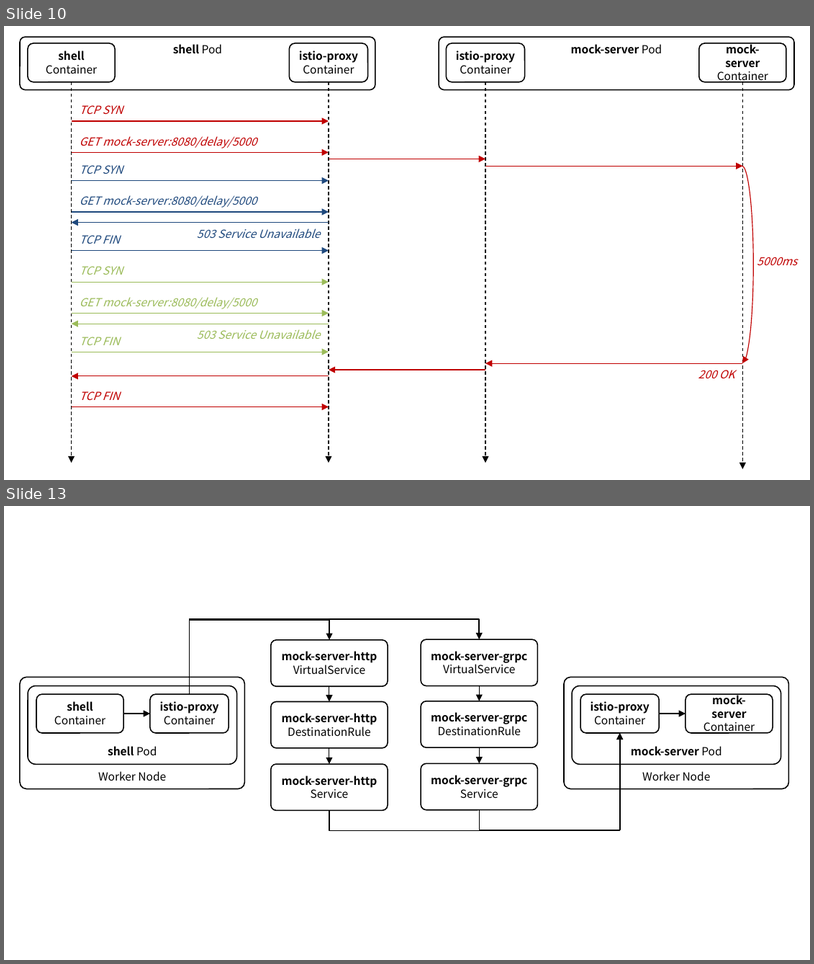
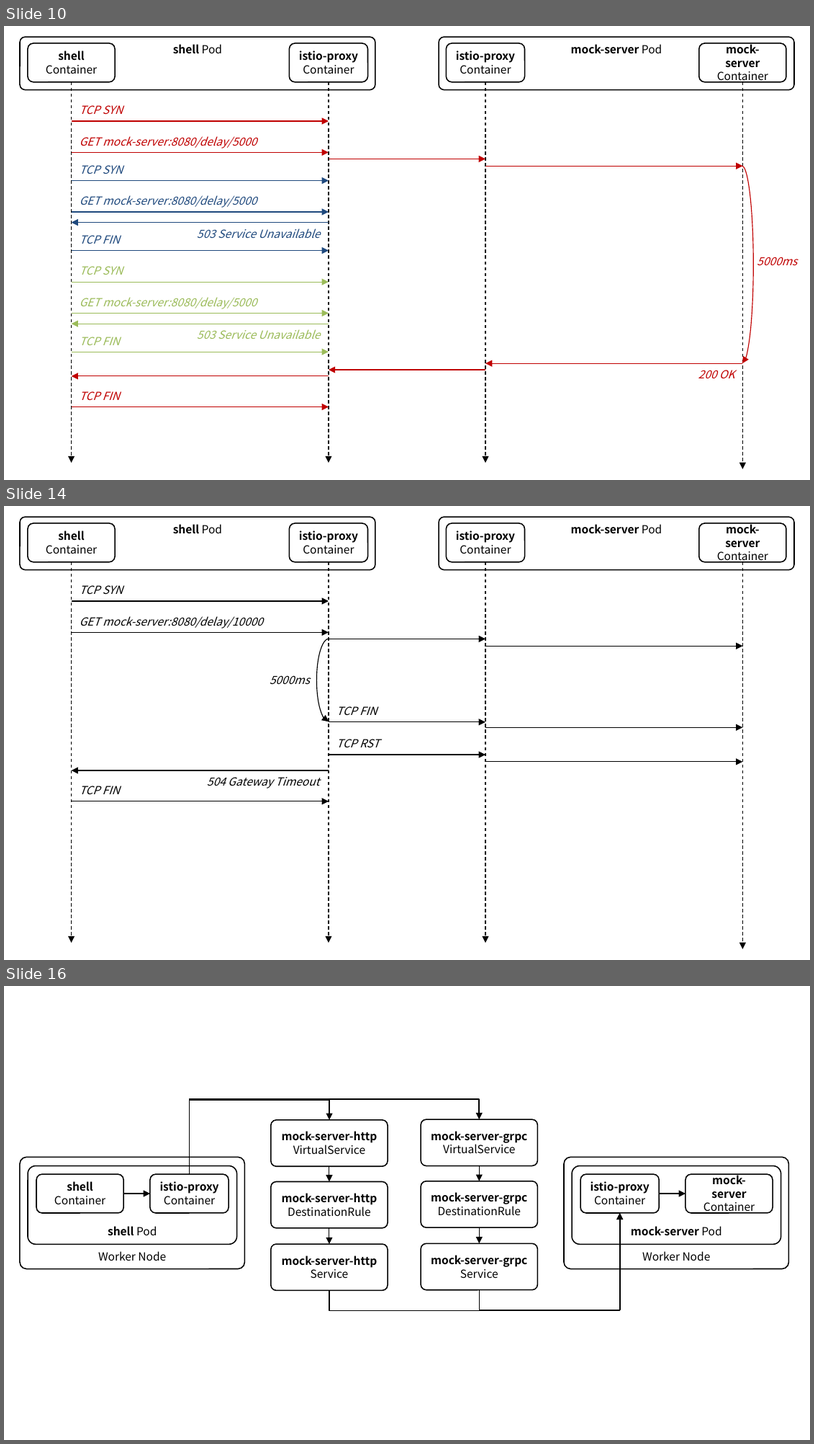
Before and after one commit to ssup2/blog-software, a slide deck: content/docs/theory-analysis/istio-sidecar-proxy-access-log/images/images.pptx. Shown one above the other, each under a label of ours: slides 10 and 13 before the commit, slides 10, 14 and 16 after it; the slides between them are not shown. The pictures are 814x964 and 814x1444 pixels, drawn with LibreOffice and Linux fonts; fonts in the diff are those of the drawing. Boxes give left, top, right and bottom in pixels: in the first picture for what was removed or moved away, otherwise in the second. Text is boxed around its words. In the diff, an @@ line names an element or a change of style, - is before the commit and + after.

```diff
--- a/content/docs/theory-analysis/istio-sidecar-proxy-access-log/images/images.pptx
+++ b/content/docs/theory-analysis/istio-sidecar-proxy-access-log/images/images.pptx
@@ slide 14 added at (4, 506, 810, 960), background #FFFFFF @@
@@ rounded rectangle added at (20, 518, 376, 571), fill #FFFFFF, outline #000000 1 pt, 10 pt, text #000000, bold @@
+shell Pod
@@ rounded rectangle added at (27, 523, 114, 561), fill #FFFFFF, outline #000000 1 pt, 10 pt, text #000000 @@
+shell
+Container
@@ rounded rectangle added at (289, 523, 368, 561), fill #FFFFFF, outline #000000 1 pt, 10 pt, text #000000, bold @@
+istio-proxy
+Container
@@ rounded rectangle added at (439, 518, 795, 571), fill #FFFFFF, outline #000000 1 pt, 10 pt, text #000000, bold @@
+mock-server Pod
@@ rounded rectangle added at (447, 523, 525, 561), fill #FFFFFF, outline #000000 1 pt, 10 pt, text #000000, bold @@
+istio-proxy
+Container
@@ rounded rectangle added at (699, 523, 786, 561), fill #FFFFFF, outline #000000 1 pt, 10 pt, text #000000, bold @@
+mock-server
+Container
@@ arrow added from (72, 561) to (72, 942), #000000 0.75 pt dashed @@
@@ arrow added from (329, 561) to (329, 942), #000000 0.75 pt dashed @@
@@ arrow added from (486, 561) to (486, 942), #000000 0.75 pt dashed @@
@@ arrow added from (743, 561) to (743, 949), #000000 0.75 pt dashed @@
@@ text added at (80, 585, 123, 594), 10 pt, text #000000, italic @@
+TCP SYN
@@ arrow added from (72, 601) to (329, 601), #000000 0.75 pt @@
@@ arrow added from (72, 633) to (329, 633), #000000 0.75 pt @@
@@ text added at (80, 616, 263, 628), 10 pt, text #000000, italic @@
+GET mock-server:8080/delay/10000
@@ arc (boxed as its full ellipse) added at (317, 639, 341, 722), outline #000000 0.75 pt @@
@@ arrow added from (329, 639) to (486, 639), #000000 0.75 pt @@
@@ arrow added from (486, 646) to (743, 646), #000000 0.75 pt @@
@@ text added at (270, 675, 310, 685), 10 pt, text #000000, italic @@
+5000ms
@@ text added at (337, 706, 377, 715), 10 pt, text #000000, italic @@
+TCP FIN
@@ arrow added from (329, 722) to (486, 722), #000000 0.75 pt @@
@@ text added at (337, 739, 380, 747), 10 pt, text #000000, italic @@
+TCP RST
@@ arrow added from (486, 727) to (743, 727), #000000 0.75 pt @@
@@ arrow added from (329, 754) to (486, 754), #000000 0.75 pt @@
@@ arrow added from (486, 762) to (743, 762), #000000 0.75 pt @@
@@ arrow added from (329, 770) to (72, 770), #000000 0.75 pt @@
@@ text added at (80, 785, 120, 794), 10 pt, text #000000, italic @@
+TCP FIN
@@ text added at (207, 777, 319, 788), 10 pt, text #000000, italic @@
+504 Gateway Timeout
@@ arrow added from (72, 801) to (329, 801), #000000 0.75 pt @@
@@ what was slide 13 is now slide 16 @@
```
Also in this commit, not shown: 1 slide changed, 2 other slides added, 6 other files.
